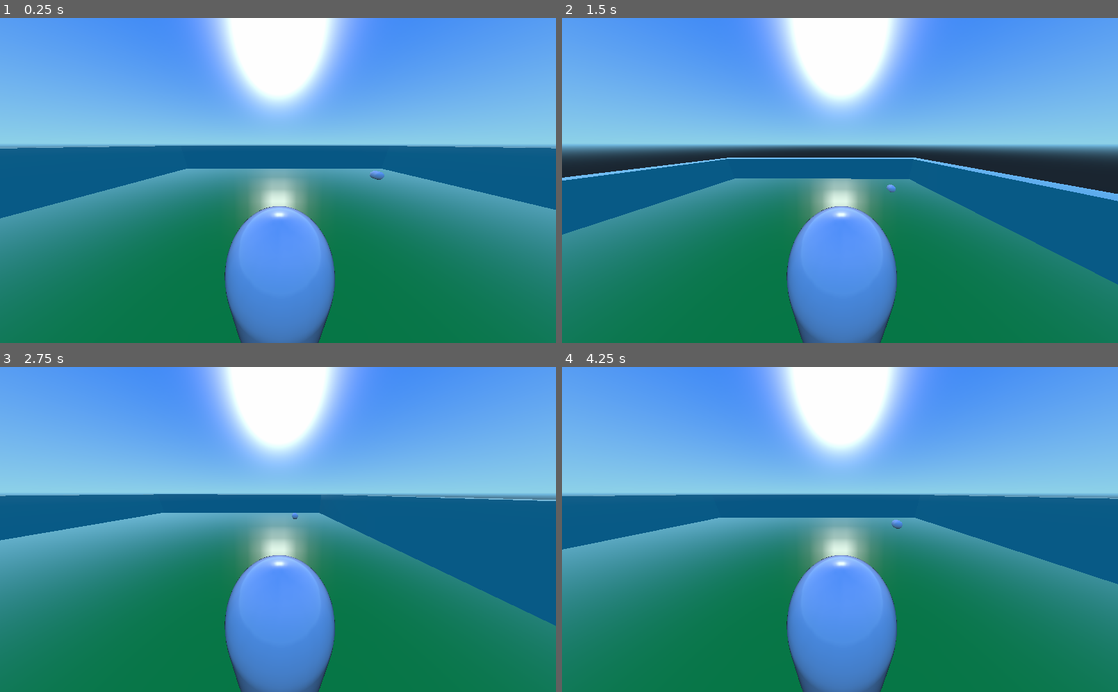
Above: before the commit, frames 1-4 (two rows, left to right).
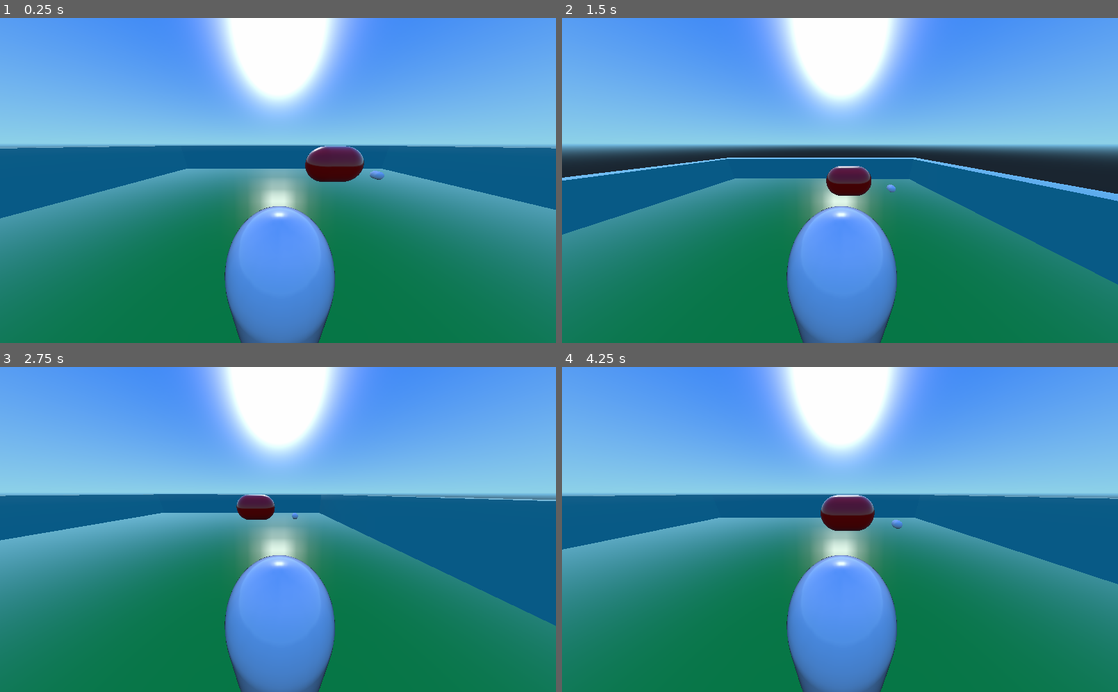
Above: after the commit, the same moments.

Repository: gorRgolem/wildjam_10-2018
Game: Godot game, scene res://Main.tscn
The game is run twice, just before and just after one commit, with the same random seed, the same clock (stepped at 60 frames per second) and the same inputs.
Inputs:
- Up to frame 1 (0.25 s): no input
- Up to frame 2 (1.5 s): tap Enter at 0.5 s; hold Right (ui_right) 0.53-1.28 s; tap Space at 0.77 s; hold Down (ui_down) from 1.28 s (still down)
- Up to frame 3 (2.75 s): tap Space at 1.52 s; release Down (ui_down) at 2.03 s; hold Right (ui_right) from 2.03 s (still down)
- Up to frame 4 (4.25 s): release Right (ui_right) at 2.78 s; hold Up (ui_up) 2.78-3.53 s; tap Space at 3.02, 3.77 s; hold Left (ui_left) from 3.53 s (still down)

The runs differ from the first frame. In frame 1, 1.0% of the frame differs, in the area x 54-66%, y 39-51%; in frame 2, 0.6%; in frame 3, 0.5%; in frame 4, 0.9%.

Commit message:
Add enemy

Diff:
--- /dev/null
+++ b/Enemy.tscn
@@ -0,0 +1,115 @@
+[gd_scene load_steps=4 format=2]
+
+[sub_resource type="SpatialMaterial" id=1]
+
+render_priority = 0
+flags_transparent = false
+flags_unshaded = false
+flags_vertex_lighting = false
+flags_no_depth_test = false
+flags_use_point_size = false
+flags_world_triplanar = false
+flags_fixed_size = false
+flags_albedo_tex_force_srgb = false
+vertex_color_use_as_albedo = false
+vertex_color_is_srgb = false
+params_diffuse_mode = 0
+params_specular_mode = 0
+params_blend_mode = 0
+params_cull_mode = 0
+params_depth_draw_mode = 0
+params_line_width = 1.0
+params_point_size = 1.0
+params_billboard_mode = 0
+params_grow = false
+params_use_alpha_scissor = false
+albedo_color = Color( 1, 0, 0, 1 )
+metallic = 0.0
+metallic_specular = 0.5
+metallic_texture_channel = 0
+roughness = 0.0
+roughness_texture_channel = 0
+emission_enabled = false
+normal_enabled = false
+rim_enabled = false
+clearcoat_enabled = false
+anisotropy_enabled = false
+ao_enabled = false
+depth_enabled = false
+subsurf_scatter_enabled = false
+transmission_enabled = false
+refraction_enabled = false
+detail_enabled = false
+uv1_scale = Vector3( 1, 1, 1 )
+uv1_offset = Vector3( 0, 0, 0 )
+uv1_triplanar = false
+uv1_triplanar_sharpness = 1.0
+uv2_scale = Vector3( 1, 1, 1 )
+uv2_offset = Vector3( 0, 0, 0 )
+uv2_triplanar = false
+uv2_triplanar_sharpness = 1.0
+proximity_fade_enable = false
+distance_fade_enable = false
+_sections_unfolded = [ "Albedo" ]
+
+[sub_resource type="CapsuleMesh" id=2]
+
+material = SubResource( 1 )
+custom_aabb = AABB( 0, 0, 0, 0, 0, 0 )
+radius = 1.0
+mid_height = 1.0
+radial_segments = 64
+rings = 8
+
+[sub_resource type="CapsuleShape" id=3]
+
+radius = 1.0
+height = 1.0
+
+[node name="Enemy" type="RigidBody"]
+
+input_ray_pickable = true
+input_capture_on_drag = false
+collision_layer = 1
+collision_mask = 1
+mode = 0
+mass = 1.0
+friction = 1.0
+bounce = 0.0
+gravity_scale = 1.0
+custom_integrator = false
+continuous_cd = false
+contacts_reported = 0
+contact_monitor = false
+sleeping = false
+can_sleep = true
+axis_lock_linear_x = false
+axis_lock_linear_y = false
+axis_lock_linear_z = false
+axis_lock_angular_x = false
+axis_lock_angular_y = false
+axis_lock_angular_z = false
+linear_velocity = Vector3( 0, 0, 0 )
+linear_damp = -1.0
+angular_velocity = Vector3( 0, 0, 0 )
+angular_damp = -1.0
+
+[node name="MeshInstance" type="MeshInstance" parent="." index="0"]
+
+layers = 1
+material_override = null
+cast_shadow = 1
+extra_cull_margin = 0.0
+use_in_baked_light = false
+lod_min_distance = 0.0
+lod_min_hysteresis = 0.0
+lod_max_distance = 0.0
+lod_max_hysteresis = 0.0
+mesh = SubResource( 2 )
+skeleton = NodePath("..")
+material/0 = null
+
+[node name="CollisionShape" type="CollisionShape" parent="." index="1"]
+
+shape = SubResource( 3 )
+disabled = false
--- a/Main.tscn
+++ b/Main.tscn
@@ -6,8 +6,9 @@
 [ext_resource path="res://Egg.gd" type="Script" id=4]
 [ext_resource path="res://Player.tscn" type="PackedScene" id=5]
 [ext_resource path="res://Player.gd" type="Script" id=6]
+[ext_resource path="res://Enemy.tscn" type="PackedScene" id=7]
 
-[node name="Main" type="Spatial" index="0"]
+[node name="Main" type="Spatial"]
 
 transform = Transform( -2.8213e-07, 0, 1, 0, 1, 0, -1, 0, -2.8213e-07, 0, 0, 0 )
 _sections_unfolded = [ "Transform" ]
@@ -59,4 +60,8 @@
 near = 0.05
 far = 100.0
 
+[node name="Enemy" parent="." index="7" instance=ExtResource( 7 )]
+
+transform = Transform( 1, 0, 0, 0, 1, 0, 0, 0, 1, 5.5, 1.5, 2.5 )
+
 [connection signal="body_entered" from="Egg" to="Egg" method="_on_Egg_body_entered"]
Not shown: 1 places in Main.tscn that only renumber resources
